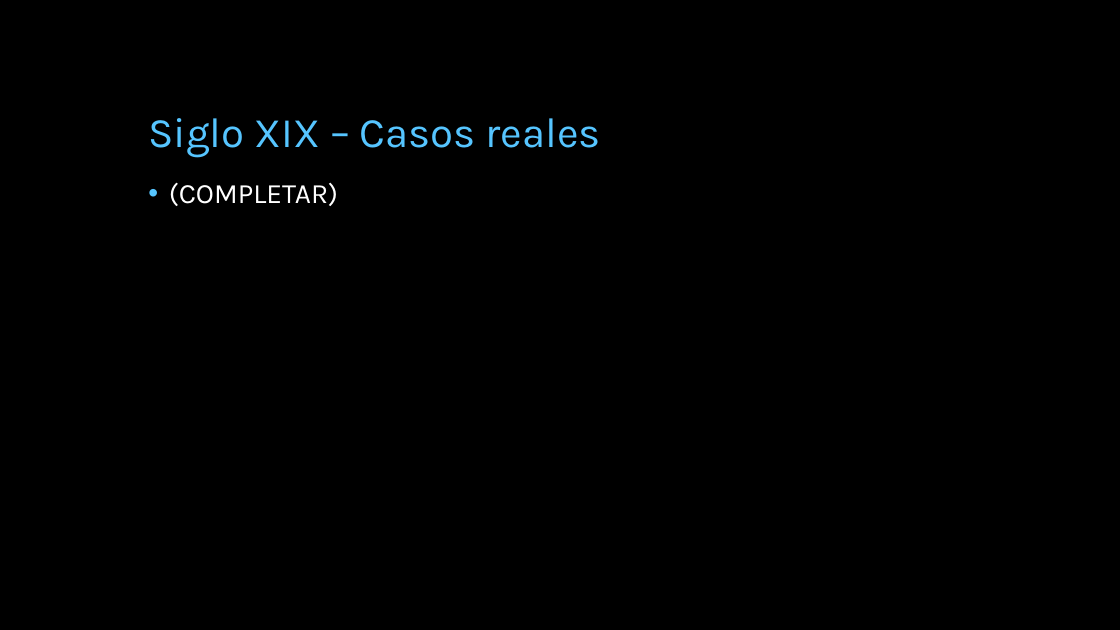
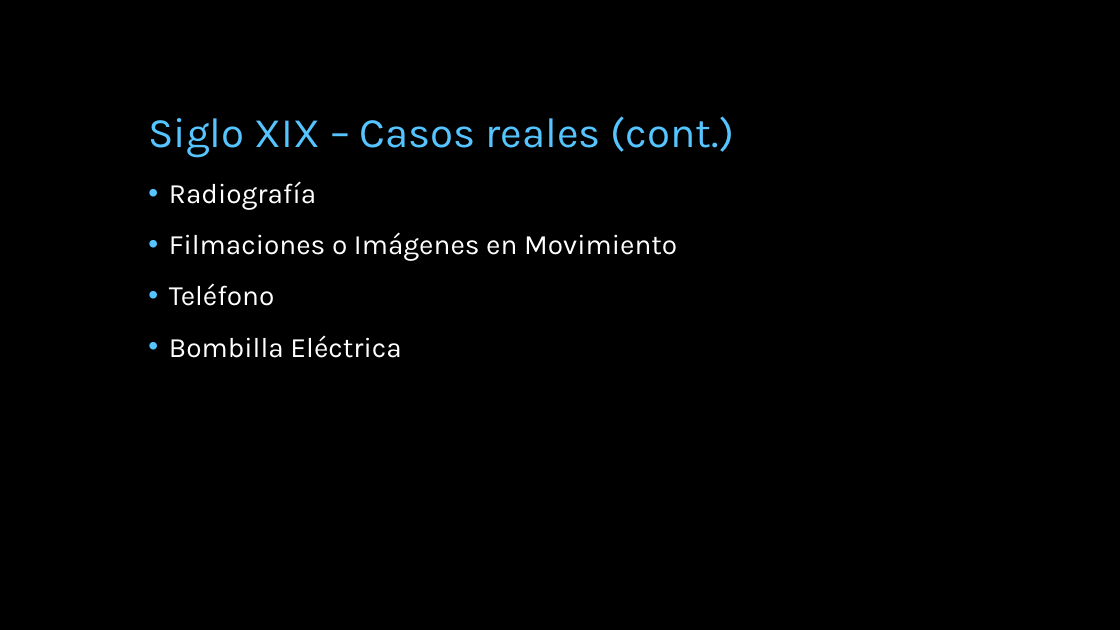
Before and after one commit to miparnisari/implantaciondesistemas, a slide deck: slide 9 of Presentacion/Fuga de Información en los Siglos XIX y.pptx (slide 5 before the commit). Drawn at 1120x630 pixels with LibreOffice and Linux fonts; fonts in the diff are those of the drawing; background and template pictures are left out. Boxes give left, top, right and bottom in pixels: in the first picture for what was removed or moved away, otherwise in the second. Text is boxed around its words. In the diff, an @@ line names an element or a change of style, - is before the commit and + after.

Commit message:
actualizo ppt - riesgos y casos reales del siglo xix

```diff
--- a/Presentacion/Fuga de Información en los Siglos XIX y.pptx
+++ b/Presentacion/Fuga de Información en los Siglos XIX y.pptx
@@ title at bbox=[148, 116, 734, 158]: text changed @@
-Siglo XIX – Casos reales
+Siglo XIX – Casos reales (cont.)
@@ text at bbox=[169, 181, 677, 358]: text changed @@
-• (COMPLETAR)
+• Radiografía
+• Filmaciones o Imágenes en Movimiento
+• Teléfono
+• Bombilla Eléctrica
```
Also in this commit, not shown: 1 other slide changed, 1 slide added.
